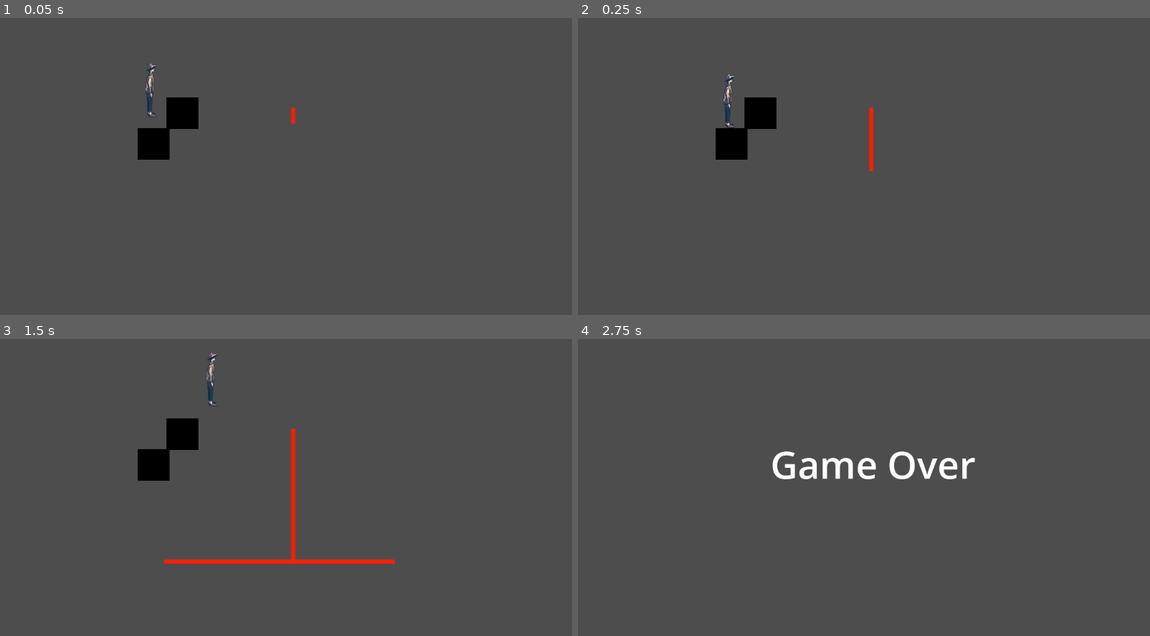
Above: before the commit, frames 1-4 (two rows, left to right).
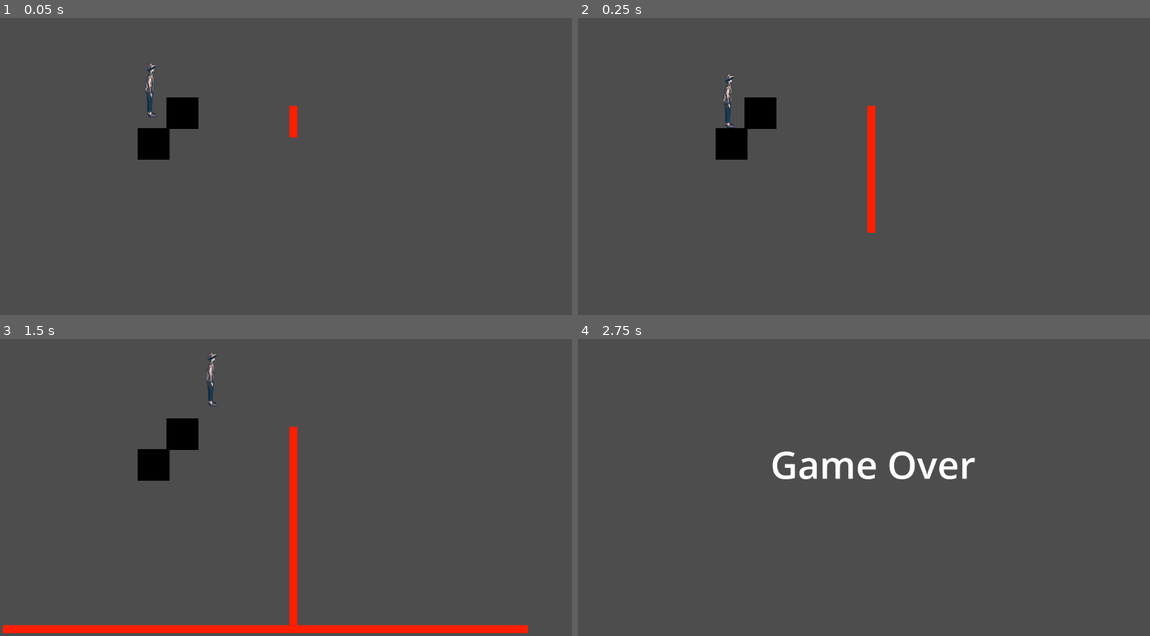
Above: after the commit, the same moments.

Repository: hellomynameisren/ludumdare
Game: Godot game, scene res://liquid/play_area.tscn
Two runs of this game, one before a commit and one after it. Both use one fixed random seed, a clock stepped at 60 frames per second and the inputs below. The project has no main scene, so this scene is started directly.
Inputs:
- Up to frame 1 (0.05 s): no input
- Up to frame 2 (0.25 s): no input
- Up to frame 3 (1.5 s): hold Right (ui_right) from 0.53 s (still down); tap Up (ui_up) at 0.77 s
- Up to frame 4 (2.75 s): tap Up (ui_up) at 1.52 s; release Right (ui_right) at 2.03 s; hold Left (ui_left) from 2.03 s (still down)

The runs differ from the first frame. In frame 1, 0.1% of the frame differs, in the area x 50-53%, y 29-41%; in frame 2, 0.5%; in frame 3, 3.7%, in the area x 0-93%, y 29-100%; in frame 4, nothing differs.
Error in both runs: Cannot call method 'change_scene_to_file' on a null value. (res://liquid/player.gd:38)

Commit message:
bigger lavas

Diff:
--- a/liquid/lava_block.gd
+++ b/liquid/lava_block.gd
@@ -3,12 +3,13 @@
 class_name lava_block
 
 var world: Node2D
-var lava_width = 8
+var lava_width = 0
 var exhausted = false
 
 # Called when the node enters the scene tree for the first time.
 func _ready():
 	world = get_parent()
+	lava_width = $CollisionShape2D.shape.extents.x * 2
 
 
 # Called every frame. 'delta' is the elapsed time since the previous frame.
--- a/liquid/lava_block.tscn
+++ b/liquid/lava_block.tscn
@@ -8,11 +8,11 @@
 
 [sub_resource type="GradientTexture2D" id="GradientTexture2D_p7sy4"]
 gradient = SubResource("Gradient_ad0f8")
-width = 8
-height = 8
+width = 16
+height = 16
 
 [sub_resource type="RectangleShape2D" id="RectangleShape2D_5kff3"]
-size = Vector2(8, 8)
+size = Vector2(16, 16)
 
 [node name="LavaBlock" type="StaticBody2D"]
 script = ExtResource("1_iuhvf")
--- a/liquid/lava_spawner.tscn
+++ b/liquid/lava_spawner.tscn
@@ -6,7 +6,7 @@
 script = ExtResource("1_7yo0j")
 
 [node name="Timer" type="Timer" parent="."]
-wait_time = 0.01
+wait_time = 0.005
 autostart = true
 
 [connection signal="timeout" from="Timer" to="." method="_on_timer_timeout"]
--- a/liquid/play_area.tscn
+++ b/liquid/play_area.tscn
@@ -22,4 +22,4 @@
 position = Vector2(590, 234)
 
 [node name="BottomRight" type="Node2D" parent="."]
-position = Vector2(904, 503)
+position = Vector2(1152, 648)
